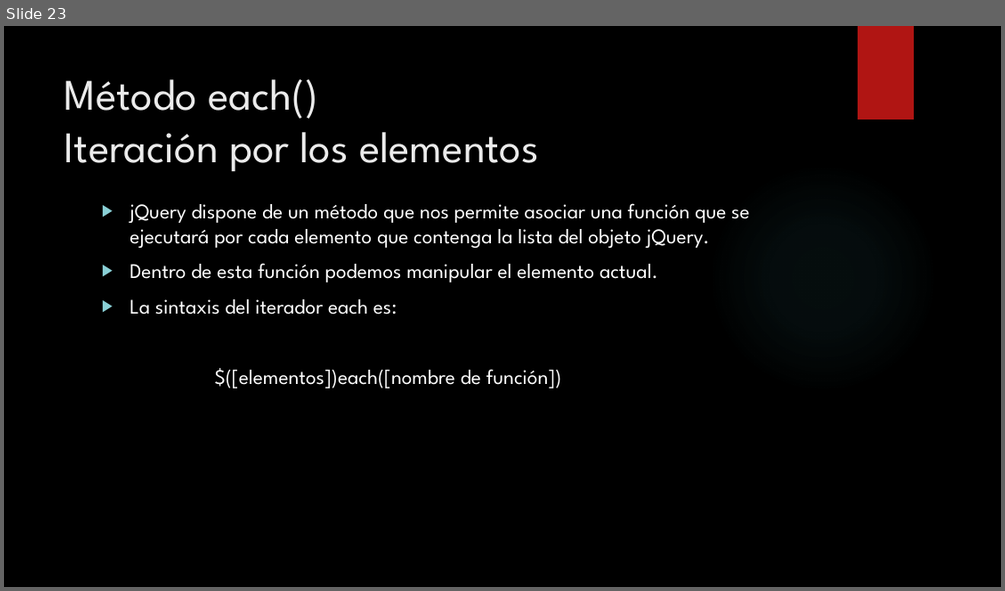
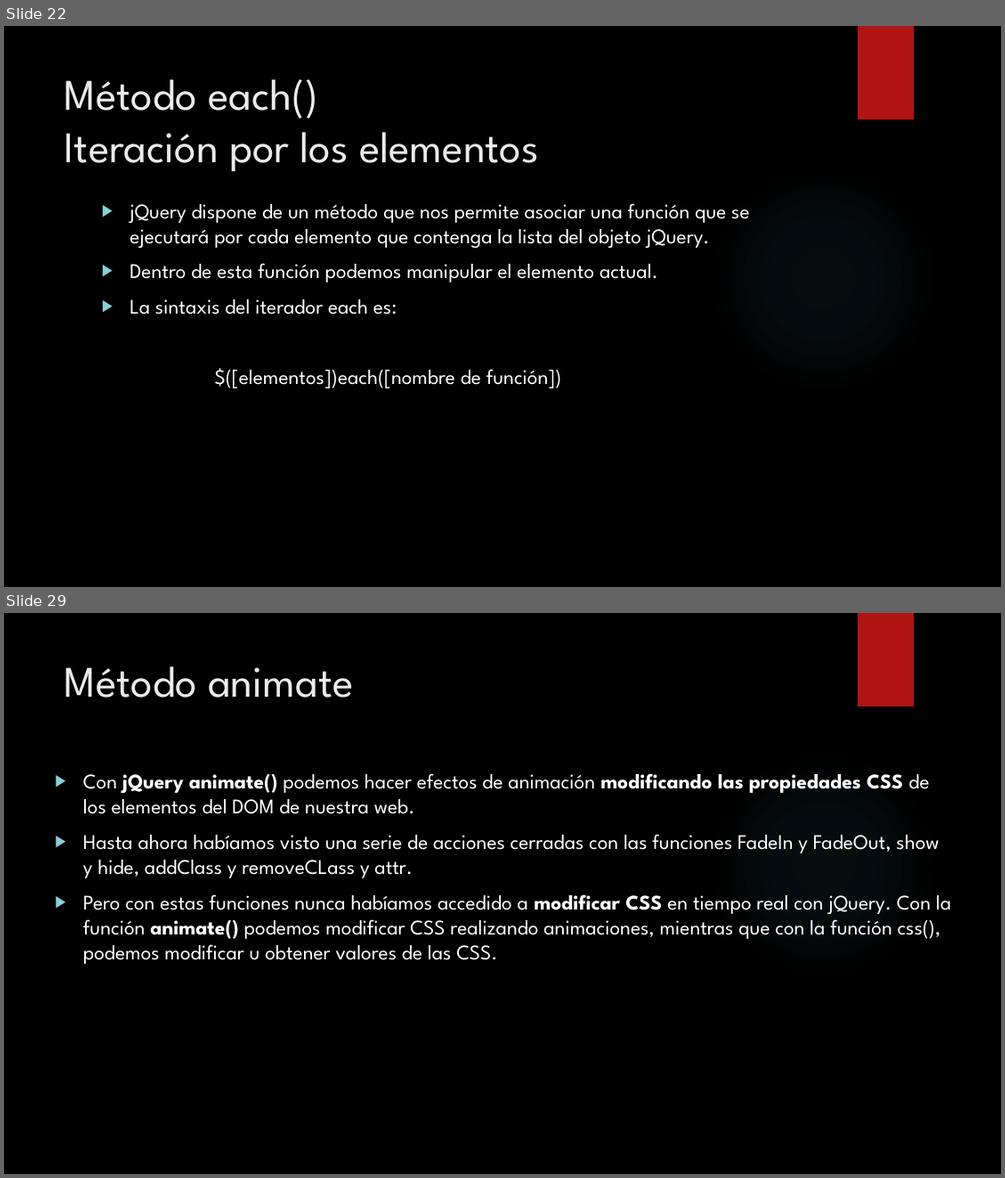
Before and after one commit to yamicamera/cursoJS, a slide deck: JQuery.pptx. Shown one above the other, each under a label of ours: slide 23 before the commit, slides 22 and 29 after it; the slides between them are not shown. The pictures are 1005x591 and 1005x1178 pixels, drawn with LibreOffice and Linux fonts; fonts in the diff are those of the drawing; background and template pictures are left out. Boxes give left, top, right and bottom in pixels: in the first picture for what was removed or moved away, otherwise in the second. Text is boxed around its words. In the diff, an @@ line names an element or a change of style, - is before the commit and + after.

```diff
--- a/JQuery.pptx
+++ b/JQuery.pptx
@@ slide 29 added at [4, 613, 1001, 1174], background picture (left out); not listed: 2 template elements that a slide beside it also shows @@
@@ title added at [65, 666, 354, 698], 42 pt, text #EBEBEB @@
+Método animate
@@ text added at [83, 773, 951, 964], 20 pt, text #FFFFFF @@
+▶ Con jQuery animate() podemos hacer efectos de animación modificando las propiedades CSS de los elementos del DOM de nuestra web.
+▶ Hasta ahora habíamos visto una serie de acciones cerradas con las funciones FadeIn y FadeOut, show y hide, addClass y removeCLass y attr.
+▶ Pero con estas funciones nunca habíamos accedido a modificar CSS en tiempo real con jQuery. Con la función animate() podemos modificar CSS realizando animaciones, mientras que con la función css(), podemos modificar u obtener valores de las CSS.
@@ what was slide 23 is now slide 22 @@
```
Also in this commit, not shown: 8 other slides added, 3 slides removed.
